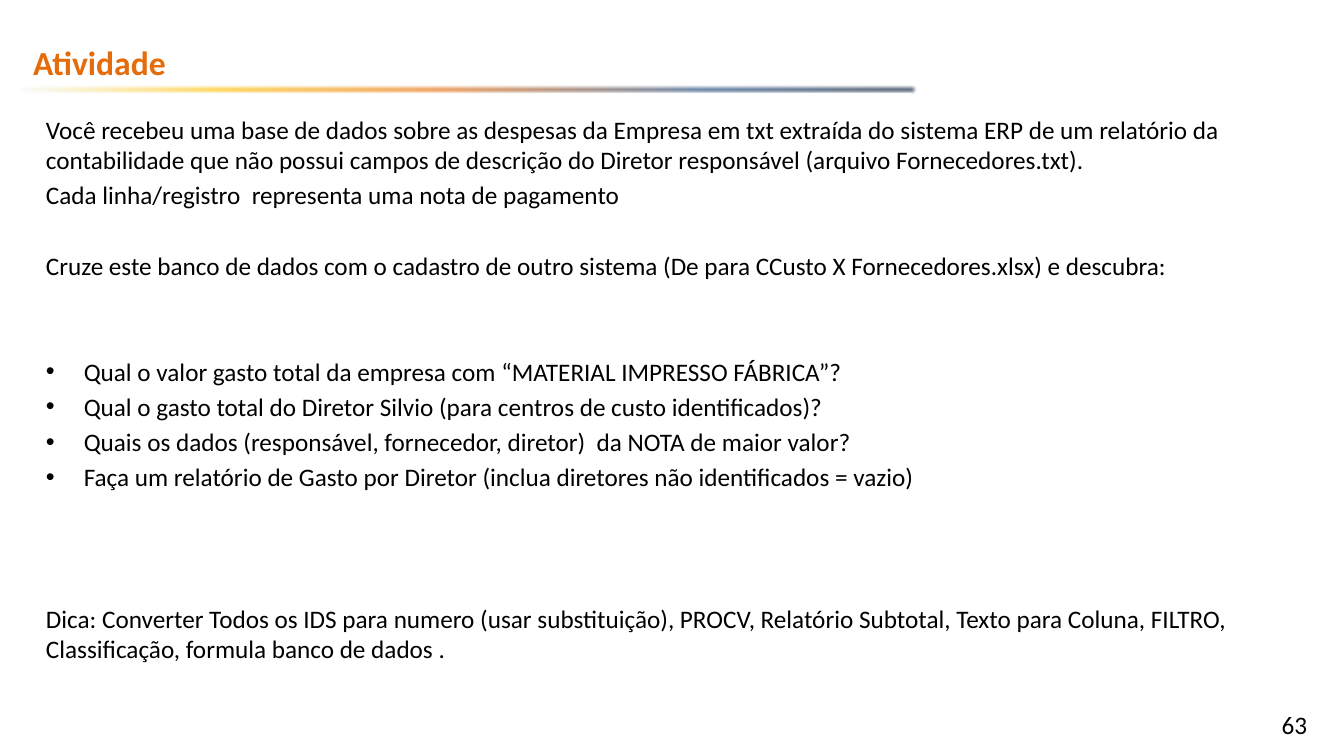
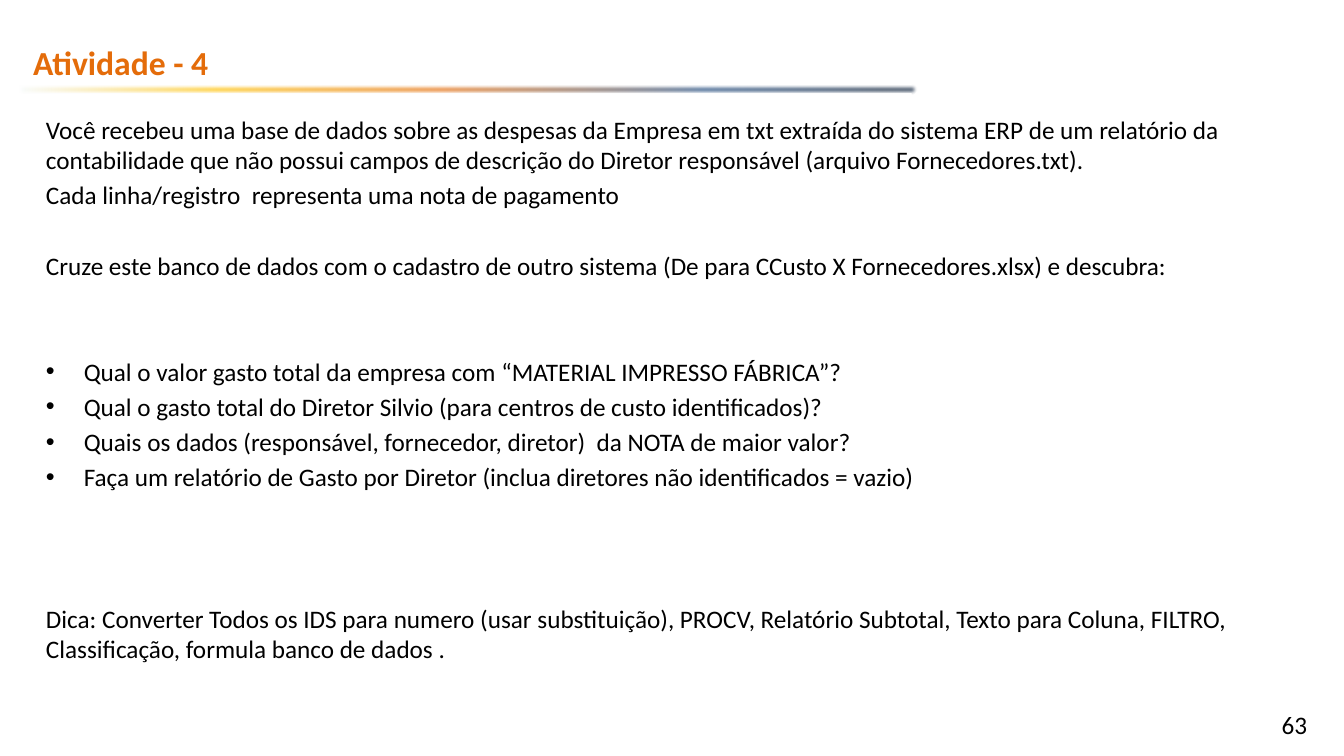
Before and after one commit to emerson-fenrir/Excel_Basico, a slide deck: slide 63 of Professor/Aula3.pptx. Drawn at 1344x756 pixels with LibreOffice and Linux fonts; fonts in the diff are those of the drawing; background and template pictures are left out. Boxes give left, top, right and bottom in pixels: in the first picture for what was removed or moved away, otherwise in the second. Text is boxed around its words. In the diff, an @@ line names an element or a change of style, - is before the commit and + after.

```diff
--- a/Professor/Aula3.pptx
+++ b/Professor/Aula3.pptx
@@ text at [33,51,208,76]: text changed @@
-Atividade
+Atividade - 4
```
Also in this commit, not shown: 9 other slides changed, 2 slides added, 1 other file.
